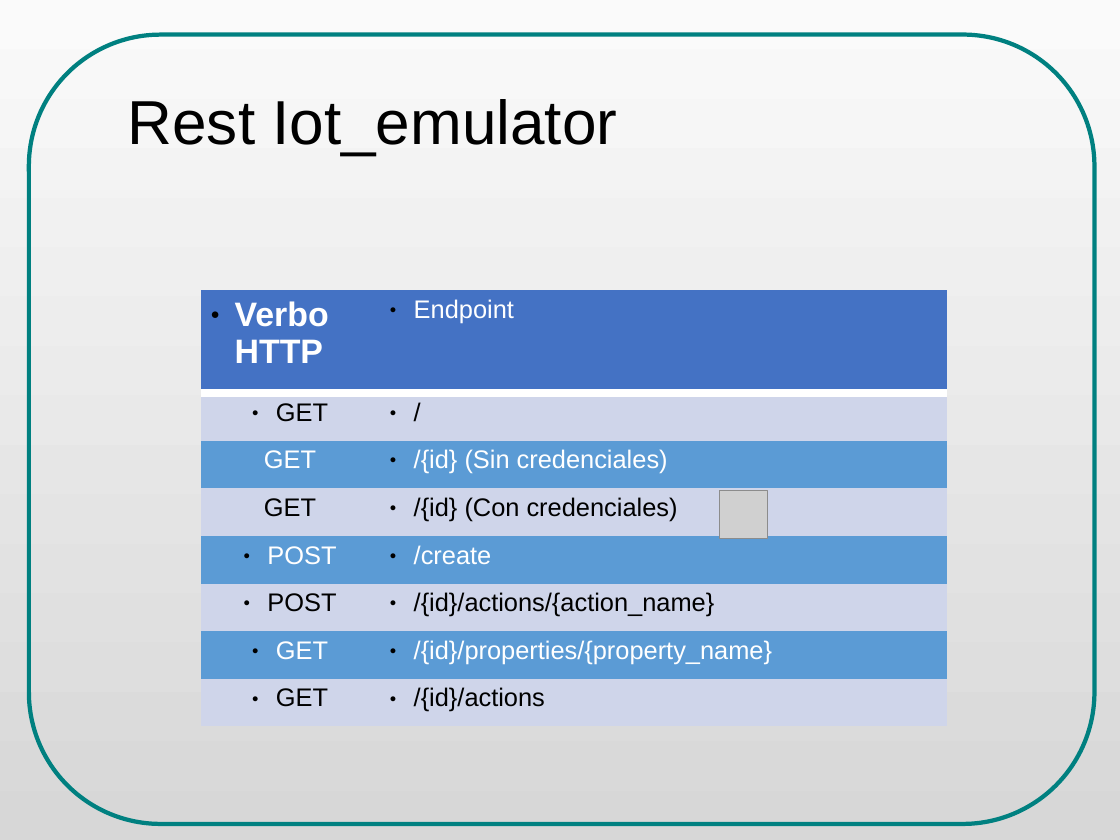
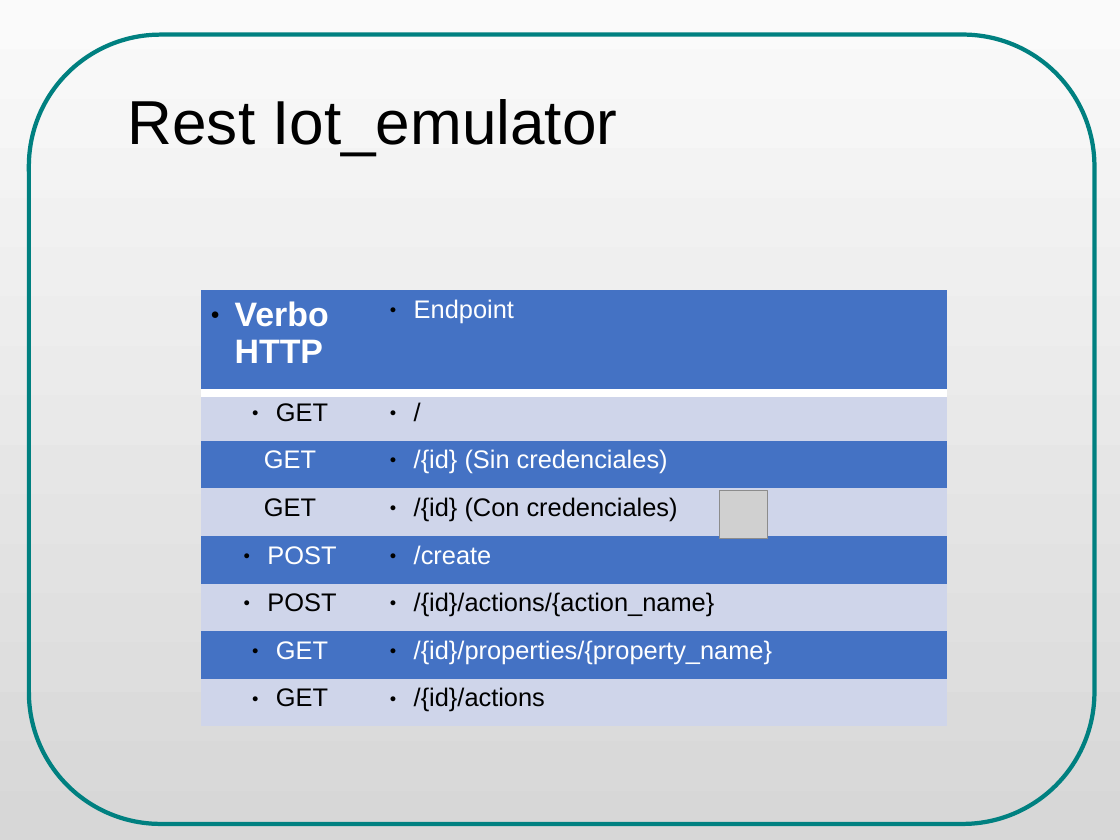
Before and after one commit to danielsalgadop/sac, a slide deck: slide 41 of docs/presentation/social_access_controller_ODP_final.odp. Drawn at 1120x840 pixels with LibreOffice and Linux fonts; fonts in the diff are those of the drawing; grey boxes stand for pictures. Boxes give left, top, right and bottom in pixels: in the first picture for what was removed or moved away, otherwise in the second. Text is boxed around its words. In the diff, an @@ line names an element or a change of style, - is before the commit and + after.

```diff
--- a/docs/presentation/social_access_controller_ODP_final.odp
+++ b/docs/presentation/social_access_controller_ODP_final.odp
@@ table at box(200, 291, 947, 716) @@
@@ fill #5B9BD5 to #4472C4 in 6 cells @@
```
Also in this commit, not shown: 9 other slides changed, 1 slide added, 1 slide removed, 8 other files.
